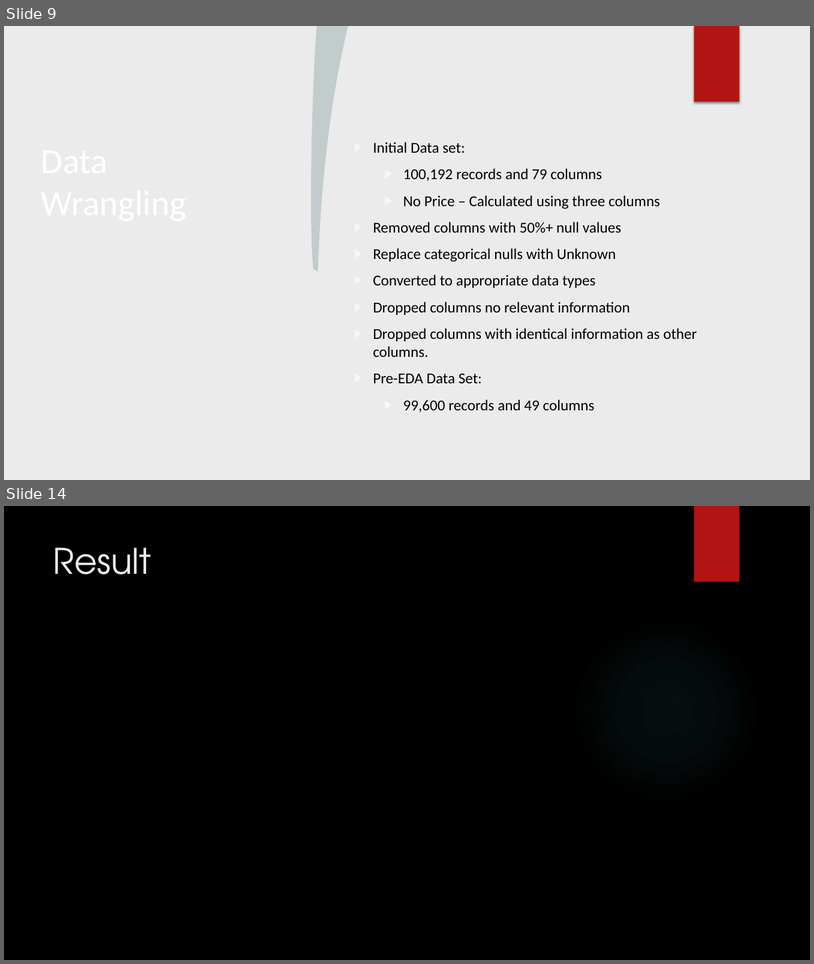
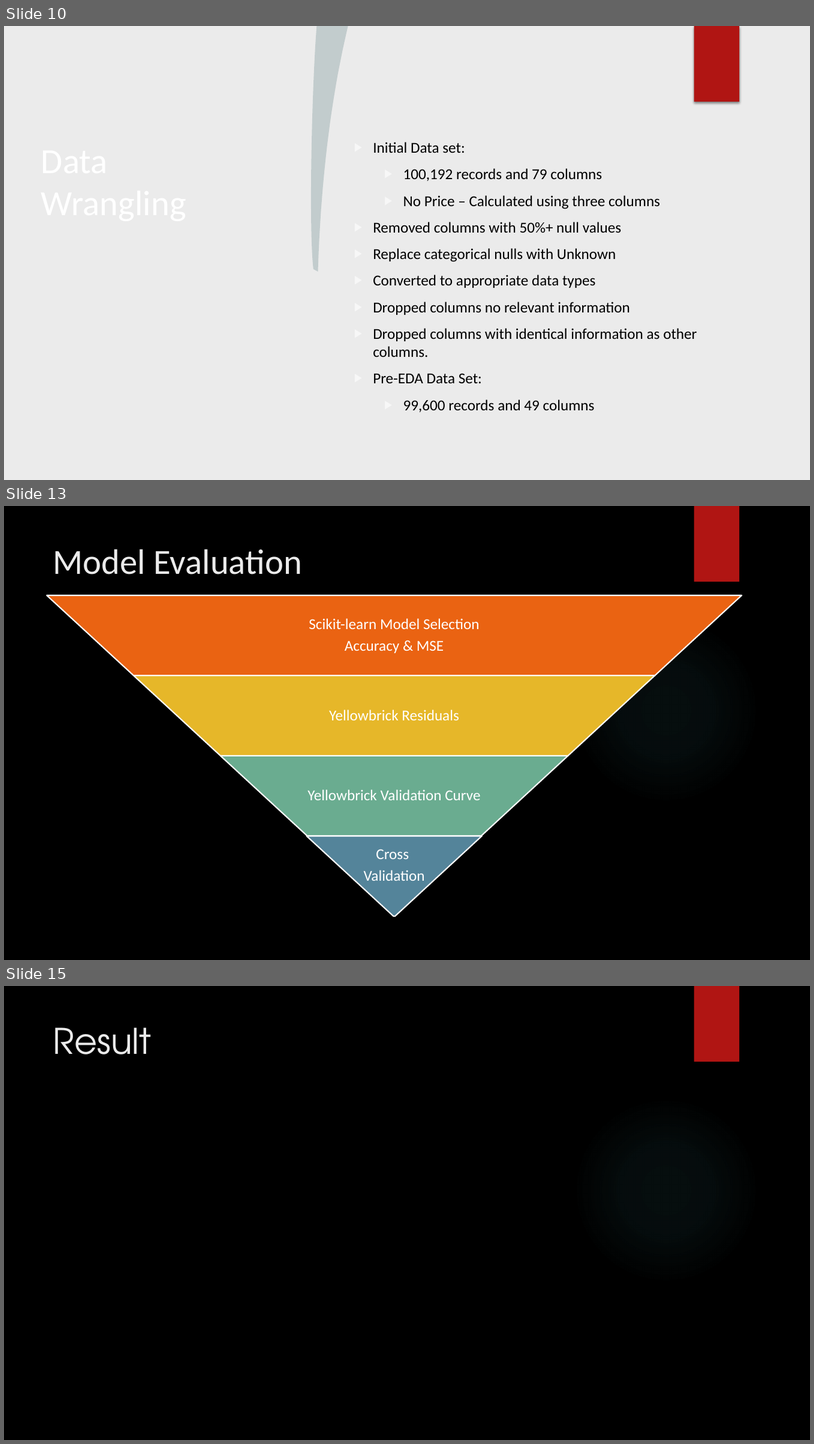
Before and after one commit to georgetown-analytics/Booksville, a slide deck: presentation/Booksville Presentation.pptx. Shown one above the other, each under a label of ours: slides 9 and 14 before the commit, slides 10, 13 and 15 after it; the slides between them are not shown. The pictures are 814x964 and 814x1444 pixels, drawn with LibreOffice and Linux fonts; fonts in the diff are those of the drawing; background and template pictures are left out. Boxes give left, top, right and bottom in pixels: in the first picture for what was removed or moved away, otherwise in the second. Text is boxed around its words. In the diff, an @@ line names an element or a change of style, - is before the commit and + after.

```diff
--- a/presentation/Booksville Presentation.pptx
+++ b/presentation/Booksville Presentation.pptx
@@ slide 13 added at [4, 506, 810, 960], background picture (left out); not listed: 2 template elements that a slide beside it also shows @@
@@ title added at [53, 549, 302, 574], 42 pt, text #EBEBEB @@
+Model Evaluation
@@ group added at [47, 595, 743, 916]: 4 trapezoids, 4 texts @@
+Scikit-learn Model Selection
+Accuracy & MSE
+Yellowbrick Residuals
+Yellowbrick Validation Curve
+Cross
+Validation
@@ what was slide 9 is now slide 10 @@
@@ what was slide 14 is now slide 15 @@
```
Also in this commit, not shown: 3 slides changed, 3 other slides added, 3 slides removed.
